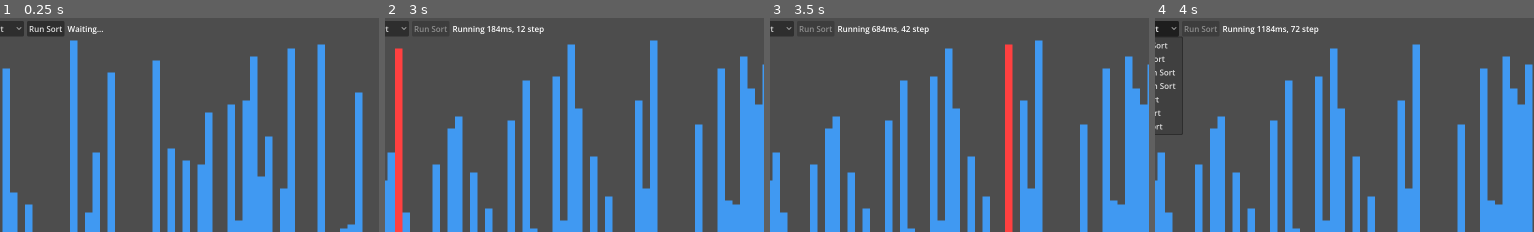
Above: before the commit, frames 1-4 (left to right).
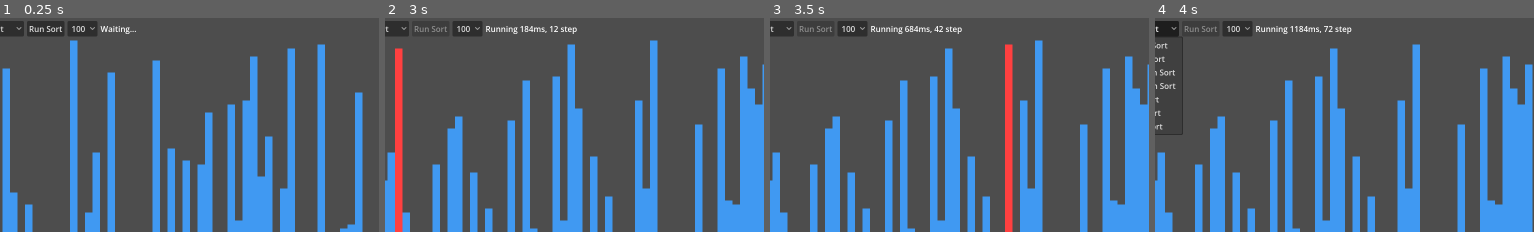
Above: after the commit, the same moments.

Repository: jiro4989/sort_visualizer
Game: Godot game, scene res://src/main.tscn
The game is run twice, just before and just after one commit, with the same random seed, the same clock (stepped at 60 frames per second) and the same inputs.
Inputs (mouse positions are % of the whole screen's width and height, from its top left):
- Up to frame 1 (0.25 s): no input
- Up to frame 2 (3 s): click (22, 3) at 0.5 s, where only the run after the commit has a clickable "100"; click "Shuffle" at 1.25 s; click "Bubble Sort" at 2 s; click "Run Sort" at 2.75 s
- Up to frame 3 (3.5 s): no input
- Up to frame 4 (4 s): click "Bubble Sort" at 3.5 s
The pictures show only the part of the screen within x 11-61%, y 0-50%; the shares and areas given below are measured in that part.

The runs differ from the first frame. In frame 1, 0.7% of the frame differs, in the area x 17-36%, y 1-9%; in frame 2, 1.0%; in frame 3, 1.0%; in frame 4, 1.0%, in the area x 17-52%, y 1-9%.

Commit message:
feat: 音量調整用のOptionを追加

Diff:
--- a/src/main.tscn
+++ b/src/main.tscn
@@ -47,6 +47,22 @@
 layout_mode = 2
 text = "Run Sort"
 
+[node name="OptionButton" type="OptionButton" parent="MarginContainer/VBoxContainer/HBoxContainer" unique_id=1707829441]
+layout_mode = 2
+tooltip_text = "Volume"
+selected = 0
+item_count = 5
+popup/item_0/text = "100"
+popup/item_0/id = 0
+popup/item_1/text = "75"
+popup/item_1/id = 1
+popup/item_2/text = "50"
+popup/item_2/id = 2
+popup/item_3/text = "25"
+popup/item_3/id = 3
+popup/item_4/text = "0"
+popup/item_4/id = 4
+
 [node name="StatusLabel" type="Label" parent="MarginContainer/VBoxContainer/HBoxContainer" unique_id=1022156937]
 layout_mode = 2
 text = "Waiting..."
